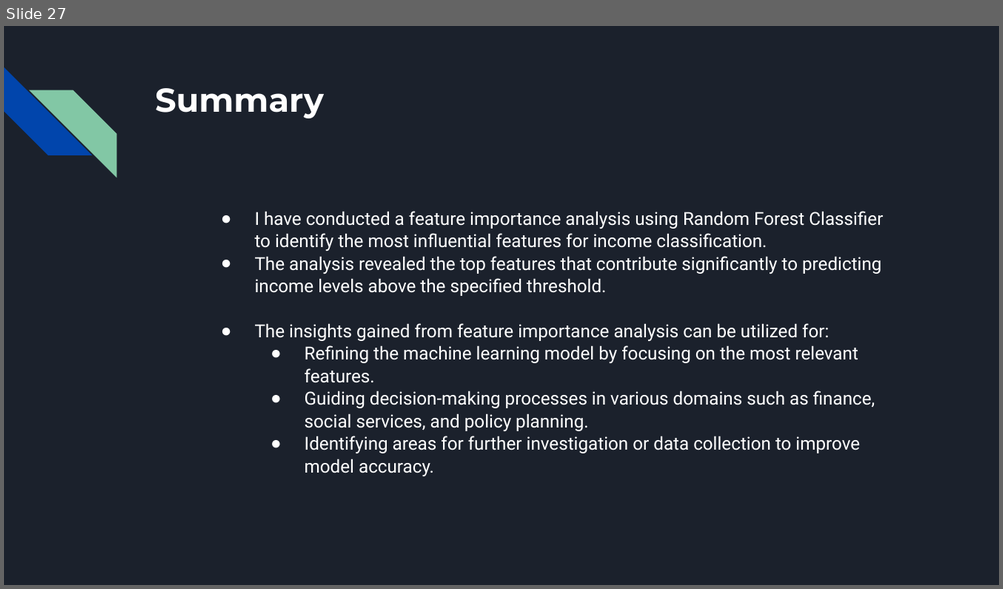
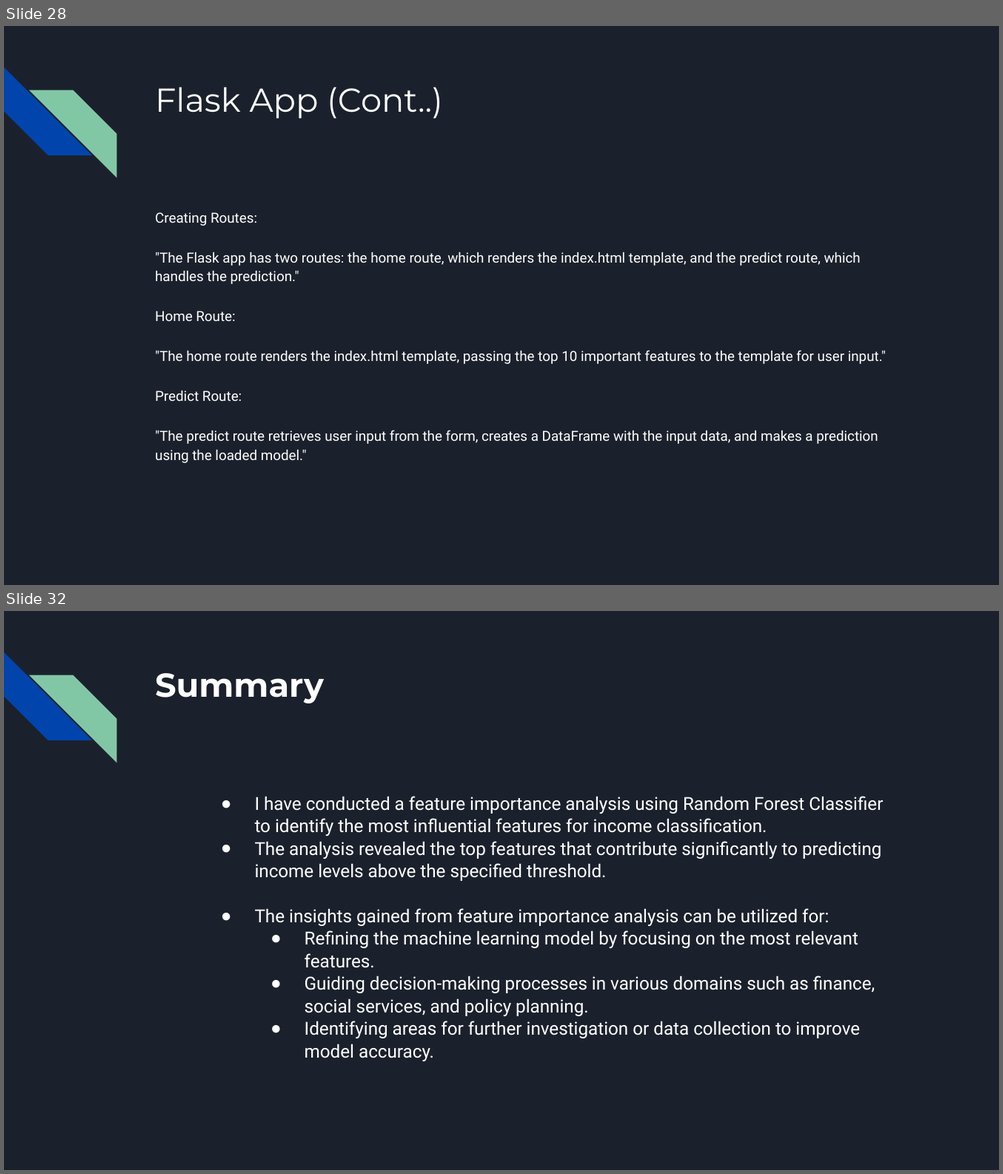
Before and after one commit to simplysowj/Income_pred, a slide deck: MIP_ML_05_SowjanyaBojja_Income_prediction_ppt.pptx. Shown one above the other, each under a label of ours: slide 27 before the commit, slides 28 and 32 after it; the slides between them are not shown. The pictures are 1003x589 and 1003x1174 pixels, drawn with LibreOffice and Linux fonts; fonts in the diff are those of the drawing. Boxes give left, top, right and bottom in pixels: in the first picture for what was removed or moved away, otherwise in the second. Text is boxed around its words. In the diff, an @@ line names an element or a change of style, - is before the commit and + after.

```diff
--- a/MIP_ML_05_SowjanyaBojja_Income_prediction_ppt.pptx
+++ b/MIP_ML_05_SowjanyaBojja_Income_prediction_ppt.pptx
@@ slide 28 added at (4,26,999,585), background #1B212C; not listed: 2 template elements that a slide beside it also shows @@
@@ title added at (155,87,443,118), 24 pt, text #FFFFFF @@
+Flask App (Cont..)
@@ text added at (155,212,885,463), 10.1 pt, text #FFFFFF @@
+Creating Routes:
+"The Flask app has two routes: the home route, which renders the index.html template, and the predict route, which handles the prediction."
+Home Route:
+"The home route renders the index.html template, passing the top 10 important features to the template for user input."
+Predict Route:
+"The predict route retrieves user input from the form, creates a DataFrame with the input data, and makes a prediction using the loaded model."
@@ what was slide 27 is now slide 32 @@
```
Also in this commit, not shown: 4 other slides added, 5 other files.
